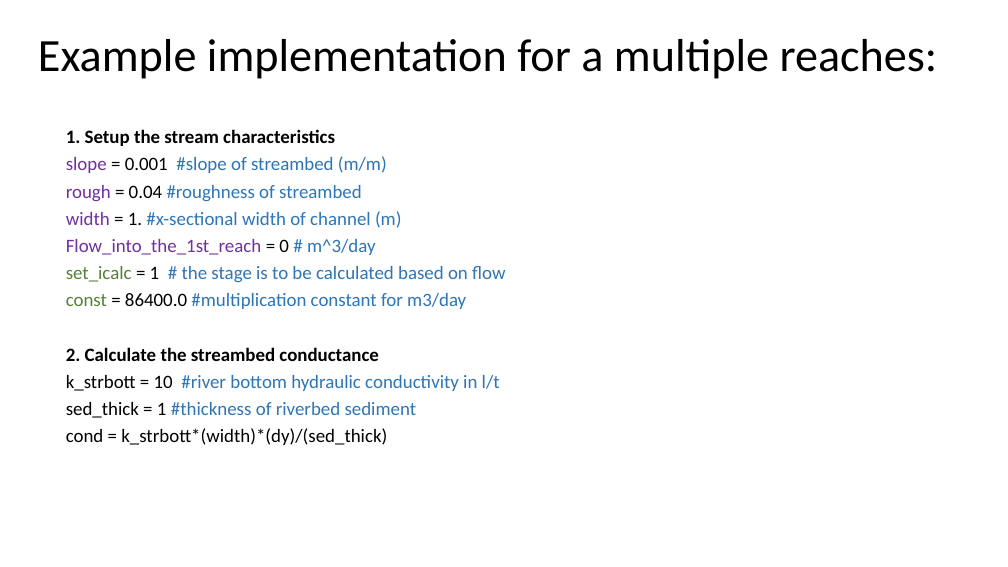
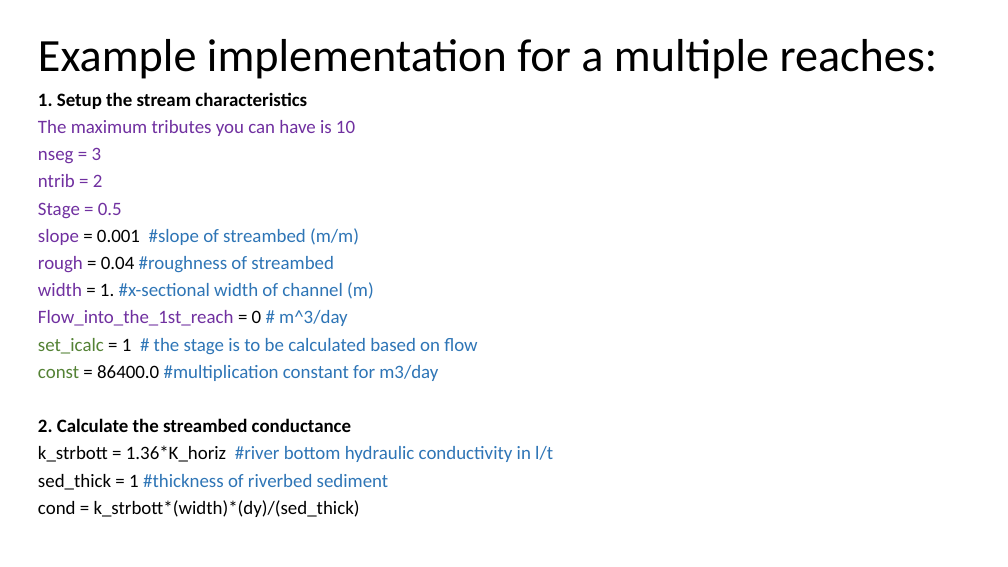
Before and after one commit to GW-modelling-Spring2022/homework-xenidegracia, a slide deck: slide 13 of Working/HW12_WatershedModel/str_package.pptx. Drawn at 1008x567 pixels with LibreOffice and Linux fonts; fonts in the diff are those of the drawing. Boxes give left, top, right and bottom in pixels: in the first picture for what was removed or moved away, otherwise in the second. Text is boxed around its words. In the diff, an @@ line names an element or a change of style, - is before the commit and + after.

```diff
--- a/Working/HW12_WatershedModel/str_package.pptx
+++ b/Working/HW12_WatershedModel/str_package.pptx
@@ text "1. Setup the stream characteristics": place and size @@
-text "1. Setup the stream characteristics" at <box>66,129,505,445</box>
+text "1. Setup the stream characteristics" at <box>38,92,553,517</box>
@@ text at <box>38,120,355,218</box>: paragraphs added @@
+The maximum tributes you can have is 10
+nseg = 3
+ntrib = 2
+Stage = 0.5
@@ text at <box>38,445,553,462</box>: text changed @@
-k_strbott = 10 #river bottom hydraulic conductivity in l/t
+k_strbott = 1.36*K_horiz #river bottom hydraulic conductivity in l/t
```
Also in this commit, not shown: 4 other slides changed, 1 other file.
